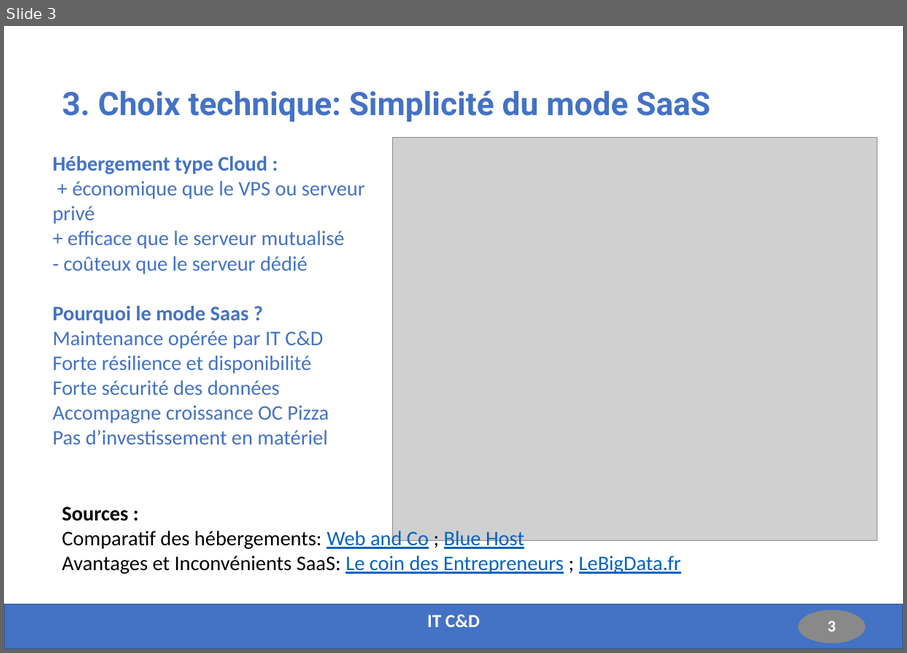
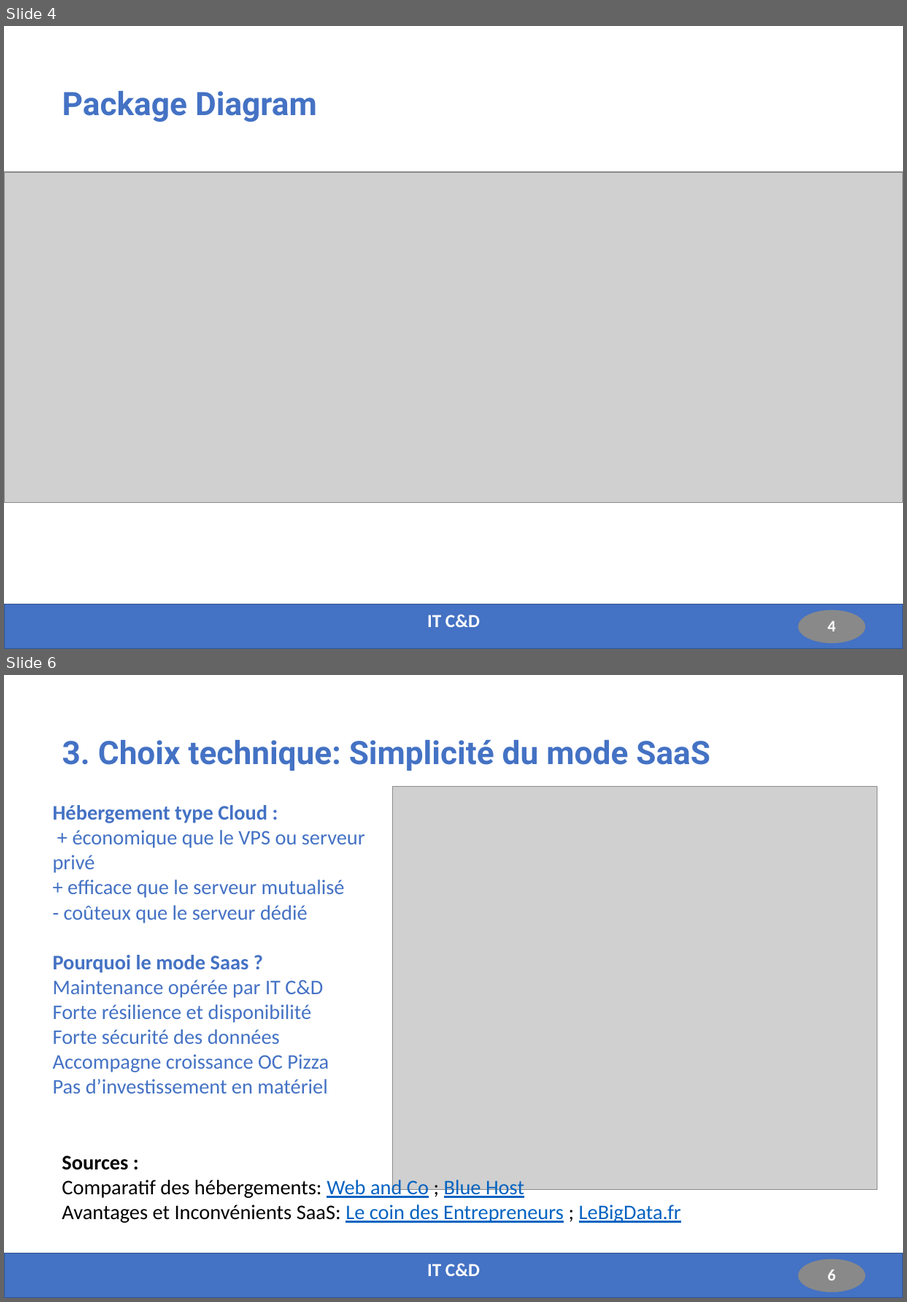
Before and after one commit to Fabrice-64/OC_Project_6, a slide deck: Presentation_Projet_6.pptx. Shown one above the other, each under a label of ours: slide 3 before the commit, slides 4 and 6 after it; the slides between them are not shown. The pictures are 907x653 and 907x1302 pixels, drawn with LibreOffice and Linux fonts; fonts in the diff are those of the drawing; grey boxes stand for pictures. Boxes give left, top, right and bottom in pixels: in the first picture for what was removed or moved away, otherwise in the second. Text is boxed around its words. In the diff, an @@ line names an element or a change of style, - is before the commit and + after.

```diff
--- a/Presentation_Projet_6.pptx
+++ b/Presentation_Projet_6.pptx
@@ slide 4 added at (4, 26, 903, 649), background #FFFFFF; not listed: 2 template elements that a slide beside it also shows @@
@@ title added at (62, 91, 317, 122), 28 pt, text #4472C4, bold @@
+Package Diagram
@@ picture added at (4, 172, 903, 503) @@
@@ text added at (427, 614, 480, 627), 16 pt, text #FFFFFF, bold @@
+IT C&D
@@ what was slide 3 is now slide 6 @@
@@ page number at (828, 1269, 836, 1280): text changed @@
-3
+6
```
Also in this commit, not shown: 2 slides changed, 2 other slides added, 2 slides removed, 2 other files.
